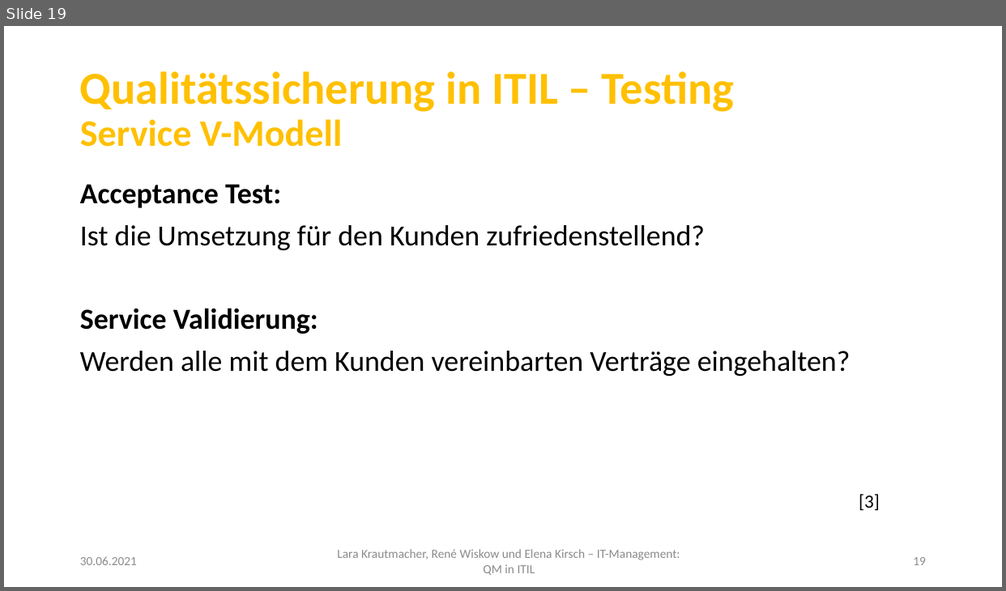
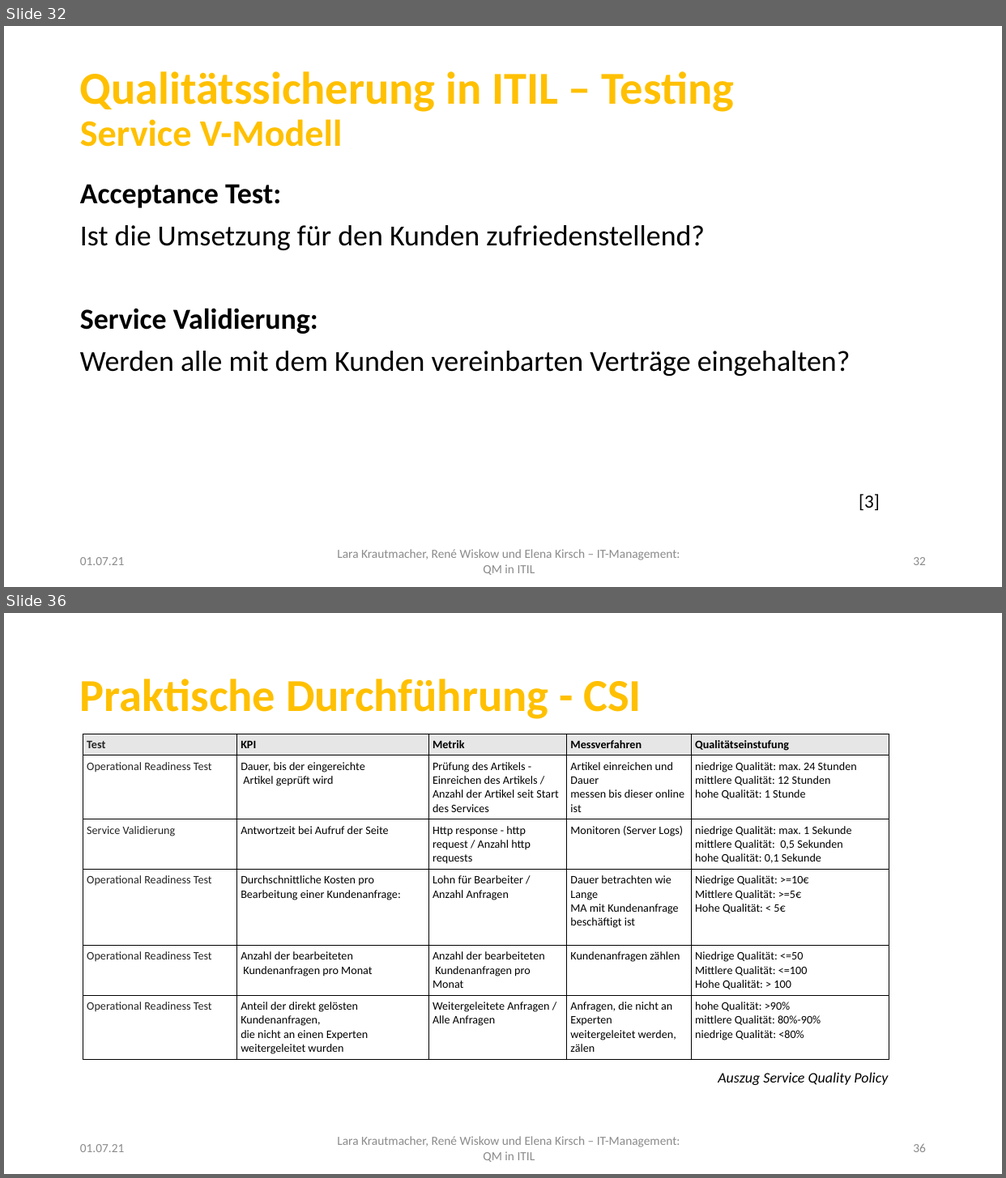
Before and after one commit to LaraKrauti/Qualitaetssicherung, a slide deck: LaraKrautmacher_RenéWiskow_ElenaKirsch_ITManagement.pptx. Shown one above the other, each under a label of ours: slide 19 before the commit, slides 32 and 36 after it; the slides between them are not shown. The pictures are 1006x591 and 1006x1178 pixels, drawn with LibreOffice and Linux fonts; fonts in the diff are those of the drawing; background and template pictures are left out. Boxes give left, top, right and bottom in pixels: in the first picture for what was removed or moved away, otherwise in the second. Text is boxed around its words. In the diff, an @@ line names an element or a change of style, - is before the commit and + after.

Commit message:
Folien Qualitätssicherung Theorie und Praxis

```diff
--- a/LaraKrautmacher_RenéWiskow_ElenaKirsch_ITManagement.pptx
+++ b/LaraKrautmacher_RenéWiskow_ElenaKirsch_ITManagement.pptx
@@ slide 36 added at <box>4,613,1002,1174</box>, background #FFFFFF; not listed: 1 template element that a slide beside it also shows @@
@@ title added at <box>80,679,641,719</box>, 44 pt, text #FFC000, bold @@
+Praktische Durchführung - CSI
@@ table added at <box>83,734,889,1058</box>, 6 rows, 5 columns @@
+Test | KPI | Metrik | Messverfahren | Qualitätseinstufung
+Operational Readiness Test | Dauer, bis der eingereichte Artikel geprüft wird | Prüfung des Artikels - Einreichen des Artikels / Anzahl der Artikel seit Start des Services | Artikel einreichen und Dauer messen bis dieser online ist | niedrige Qualität: max. 24 Stunden mittlere Qualität: 12 Stunden hohe Qualität: 1 Stunde
+Service Validierung | Antwortzeit bei Aufruf der Seite | Http response - http request / Anzahl http requests | Monitoren (Server Logs) | niedrige Qualität: max. 1 Sekunde mittlere Qualität: 0,5 Sekunden hohe Qualität: 0,1 Sekunde
+Operational Readiness Test | Durchschnittliche Kosten pro Bearbeitung einer Kundenanfrage: | Lohn für Bearbeiter / Anzahl Anfragen | Dauer betrachten wie Lange MA mit Kundenanfrage beschäftigt ist | Niedrige Qualität: >=10€ Mittlere Qualität: >=5€ Hohe Qualität: < 5€
+Operational Readiness Test | Anzahl der bearbeiteten Kundenanfragen pro Monat | Anzahl der bearbeiteten Kundenanfragen pro Monat | Kundenanfragen zählen | Niedrige Qualität: <=50 Mittlere Qualität: <=100 Hohe Qualität: > 100
+Operational Readiness Test | Anteil der direkt gelösten Kundenanfragen, die nicht an einen Experten weitergeleitet wurden | Weitergeleitete Anfragen / Alle Anfragen | Anfragen, die nicht an Experten weitergeleitet werden, zälen | hohe Qualität: >90% mittlere Qualität: 80%-90% niedrige Qualität: <80%
@@ text added at <box>718,1072,888,1085</box>, 14 pt, text #000000, italic @@
+Auszug Service Quality Policy
@@ text added at <box>80,1144,124,1152</box>, 12 pt, text #8C8C8C @@
+01.07.21
@@ page number added at <box>913,1144,926,1152</box>, 12 pt, text #8C8C8C @@
+36
@@ what was slide 19 is now slide 32 @@
@@ slide 32 changed as well @@
@@ text at <box>80,557,124,565</box>: text changed @@
-30.06.2021
+01.07.21
@@ page number at <box>913,557,926,565</box>: text changed @@
-19
+32
```
Also in this commit, not shown: 30 other slides changed, 21 other slides added, 1 slide removed, 10 other files.
